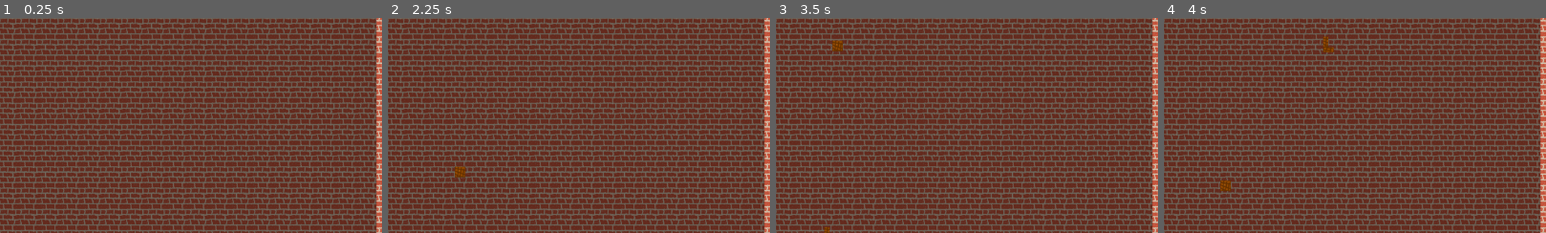
Above: before the commit, frames 1-4 (left to right).
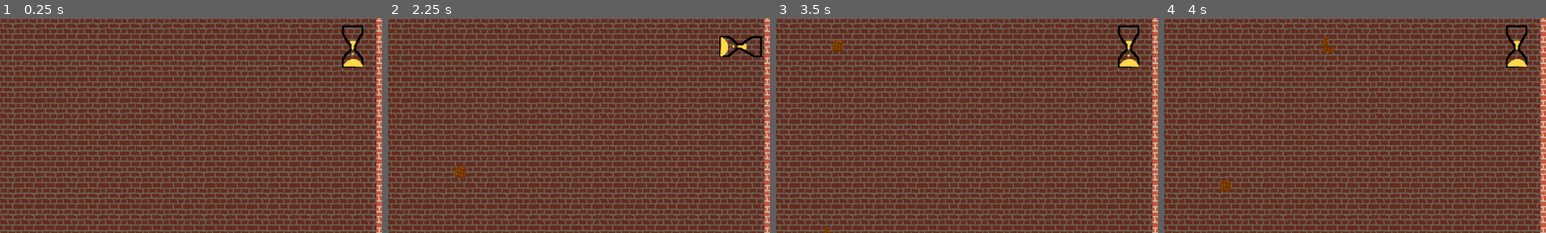
Above: after the commit, the same moments.

Repository: atomazu/quicksand
Game: Godot game, scene res://scenes/stage.tscn
Same seed, same stepped clock (60 frames per second), same inputs: the game is played once before the commit and once after it.
Inputs:
- Up to frame 1 (0.25 s): no input
- Up to frame 2 (2.25 s): no input
- Up to frame 3 (3.5 s): no input
- Up to frame 4 (4 s): no input
The pictures show only the part of the screen within x 42-92%, y 0-50%; the shares and areas given below are measured in that part.

The runs differ from the first frame. In frame 1, 0.6% of the frame differs, in the area x 89-96%, y 3-24%; in frame 2, 0.6%; in frame 3, 0.6%; in frame 4, 0.6%.

Commit message:
added sand clock

Diff:
--- /dev/null
+++ b/scenes/sand_clock.tscn
@@ -0,0 +1,80 @@
+[gd_scene format=3 uid="uid://caihj2gc8lptt"]
+
+[ext_resource type="Texture2D" uid="uid://dj748ko3wv7b4" path="res://assets/sand_clock_1.png" id="1_ctrmp"]
+[ext_resource type="Texture2D" uid="uid://djibswamftbl4" path="res://assets/sand_clock_2.png" id="2_j26ly"]
+[ext_resource type="Texture2D" uid="uid://c44n0xlxyluxv" path="res://assets/sand_clock_3.png" id="3_7hwcp"]
+[ext_resource type="Texture2D" uid="uid://doh5l5rwq6cka" path="res://assets/sand_clock_4.png" id="4_xsb5i"]
+[ext_resource type="Texture2D" uid="uid://bkik70drvtda3" path="res://assets/sand_clock_5.png" id="5_s3gx2"]
+
+[sub_resource type="SpriteFrames" id="SpriteFrames_3a5br"]
+animations = [{
+"frames": [{
+"duration": 1.0,
+"texture": ExtResource("1_ctrmp")
+}, {
+"duration": 1.0,
+"texture": ExtResource("2_j26ly")
+}, {
+"duration": 1.0,
+"texture": ExtResource("3_7hwcp")
+}, {
+"duration": 1.0,
+"texture": ExtResource("4_xsb5i")
+}, {
+"duration": 1.0,
+"texture": ExtResource("5_s3gx2")
+}],
+"loop": 1,
+"name": &"default",
+"speed": 5.0
+}]
+
+[sub_resource type="Animation" id="Animation_g7geg"]
+length = 0.001
+tracks/0/type = "value"
+tracks/0/imported = false
+tracks/0/enabled = true
+tracks/0/path = NodePath("AnimatedSprite2D:rotation")
+tracks/0/interp = 1
+tracks/0/loop_wrap = true
+tracks/0/keys = {
+"times": PackedFloat32Array(0),
+"transitions": PackedFloat32Array(1),
+"update": 0,
+"values": [0.0]
+}
+
+[sub_resource type="Animation" id="Animation_3clp1"]
+resource_name = "sand_clock"
+length = 5.0
+loop_mode = 2
+step = 0.0333333
+tracks/0/type = "value"
+tracks/0/imported = false
+tracks/0/enabled = true
+tracks/0/path = NodePath("AnimatedSprite2D:rotation")
+tracks/0/interp = 1
+tracks/0/loop_wrap = true
+tracks/0/keys = {
+"times": PackedFloat32Array(2, 3),
+"transitions": PackedFloat32Array(1, 1),
+"update": 0,
+"values": [0.0, 6.283185307179586]
+}
+
+[sub_resource type="AnimationLibrary" id="AnimationLibrary_h25ul"]
+_data = {
+&"RESET": SubResource("Animation_g7geg"),
+&"sand_clock": SubResource("Animation_3clp1")
+}
+
+[node name="SandClock" type="Node2D" unique_id=2002228501]
+
+[node name="AnimatedSprite2D" type="AnimatedSprite2D" parent="." unique_id=1137635268]
+sprite_frames = SubResource("SpriteFrames_3a5br")
+autoplay = "default"
+frame_progress = 0.8635517
+
+[node name="AnimationPlayer" type="AnimationPlayer" parent="." unique_id=1413176814]
+libraries/ = SubResource("AnimationLibrary_h25ul")
+autoplay = &"sand_clock"
--- a/scenes/stage.tscn
+++ b/scenes/stage.tscn
@@ -7,6 +7,7 @@
 [ext_resource type="PackedScene" uid="uid://qxwvb53t8nbx" path="res://scenes/quicksand.tscn" id="6_2so7o"]
 [ext_resource type="PackedScene" uid="uid://di41vsiocn8xy" path="res://scenes/kill_barrier.tscn" id="7_1hwpr"]
 [ext_resource type="PackedScene" uid="uid://baw2uogbluxwt" path="res://scenes/background.tscn" id="7_st0q7"]
+[ext_resource type="PackedScene" uid="uid://caihj2gc8lptt" path="res://scenes/sand_clock.tscn" id="8_1hwpr"]
 
 [node name="Stage" type="Node2D" unique_id=435293471]
 
@@ -44,3 +45,6 @@
 
 [node name="KillBarrier" parent="." unique_id=1274734412 instance=ExtResource("7_1hwpr")]
 position = Vector2(0, 10000)
+
+[node name="SandClock" parent="." unique_id=2002228501 instance=ExtResource("8_1hwpr")]
+position = Vector2(444, -281)
Binary file added: assets/sand_clock_1.png
Not shown, added: assets/sand_clock_1.png.import
Binary file added: assets/sand_clock_2.png
Not shown, added: assets/sand_clock_2.png.import
Binary file added: assets/sand_clock_3.png
Not shown, added: assets/sand_clock_3.png.import
Binary file added: assets/sand_clock_4.png
Not shown, added: assets/sand_clock_4.png.import
Binary file added: assets/sand_clock_5.png
Not shown, added: assets/sand_clock_5.png.import
